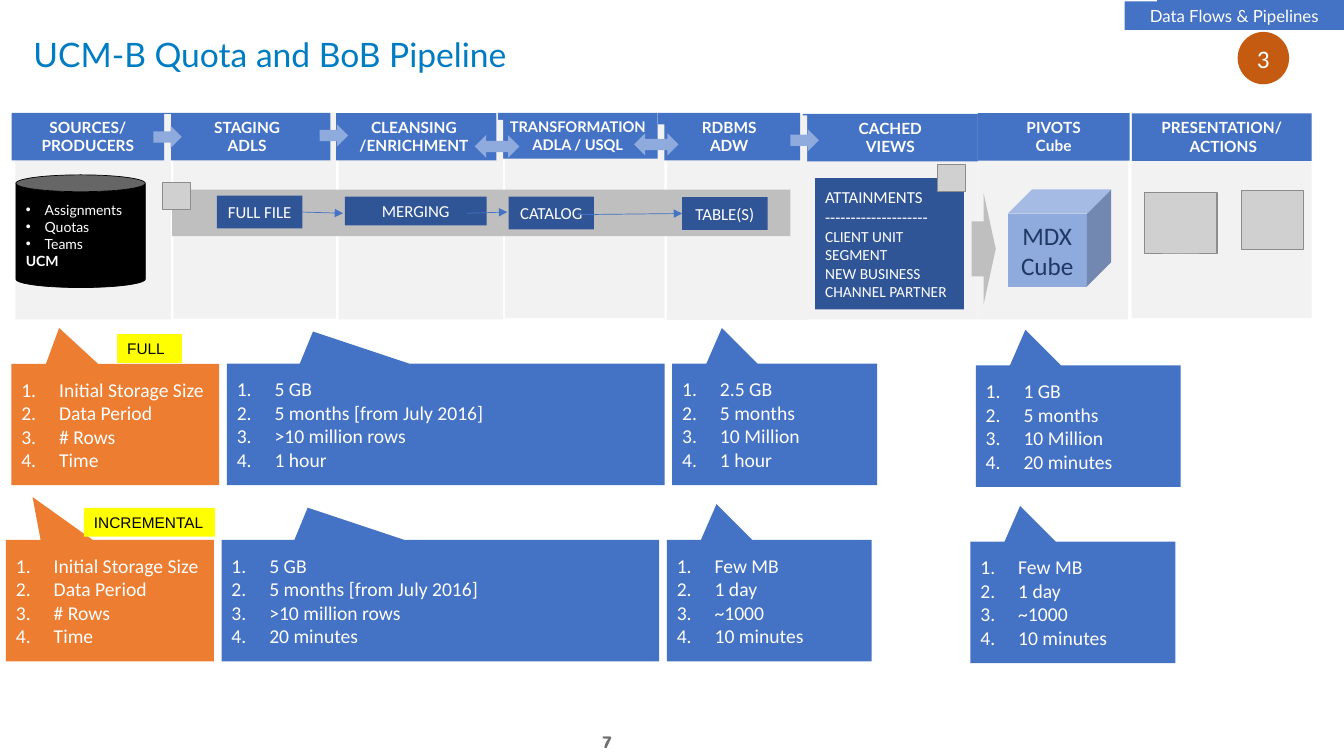
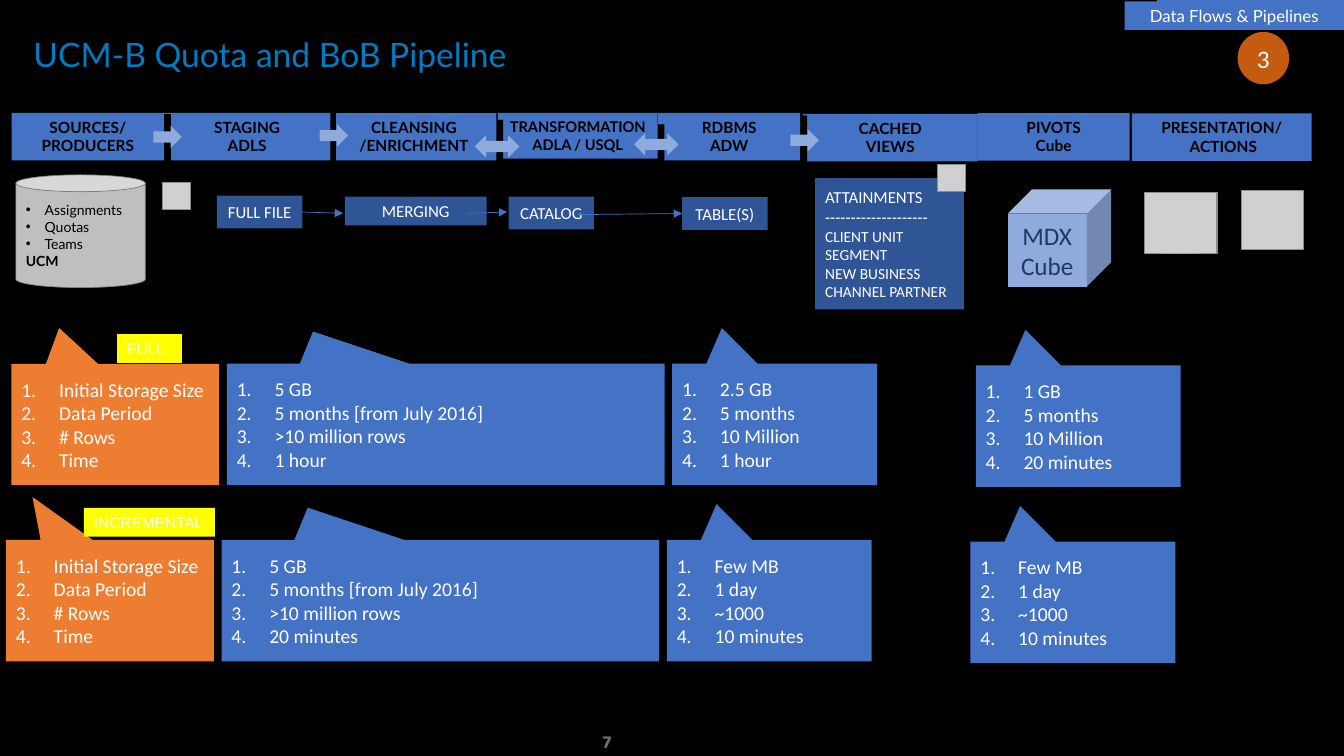
Before and after one commit to nigamsakshi2502/HeroSolutions-Data, a slide deck: slide 7 of Data Series/Day 3/Architectures and Best Practices .pptx. Drawn at 1344x756 pixels with LibreOffice and Linux fonts; fonts in the diff are those of the drawing; grey boxes stand for pictures. Boxes give left, top, right and bottom in pixels: in the first picture for what was removed or moved away, otherwise in the second. Text is boxed around its words. In the diff, an @@ line names an element or a change of style, - is before the commit and + after.

```diff
--- a/Data Series/Day 3/Architectures and Best Practices .pptx
+++ b/Data Series/Day 3/Architectures and Best Practices .pptx
@@ background #FFFFFF to #000000 @@
@@ fill #F2F2F2 to #000000 in 8 elements at (1132,114,1313,318), (667,116,808,321), (978,116,1128,320), (505,124,664,318), (339,120,503,320), (173,113,336,319), (15,114,170,320), (805,115,978,320) @@
@@ text colour #FFFFFF to #000000 in 8 elements at (803,114,978,161), (658,113,801,160), (978,113,1130,160), (498,113,657,158), (332,113,496,160), (164,113,331,160), (12,113,164,160), (1132,113,1313,160) @@
@@ cylinder "Assignments" at (16,174,145,287): text colour #FFFFFF to #000000; fill #000000 to #BFBFBF; outline #000000 0.5 pt to #808080 0.5 pt @@
@@ rectangle at (172,190,790,236): fill #BFBFBF to #000000 @@
@@ right arrow at (972,194,996,303): fill #BFBFBF to #000000 @@
@@ rectangle "FULL" at (117,335,181,364): text colour #000000 to #FFFFFF @@
@@ rectangle "INCREMENTAL" at (84,508,215,537): text colour #000000 to #FFFFFF @@
```
Also in this commit, not shown: 15 other slides changed, 6 slides added, 23 slides removed, 1 other file.
